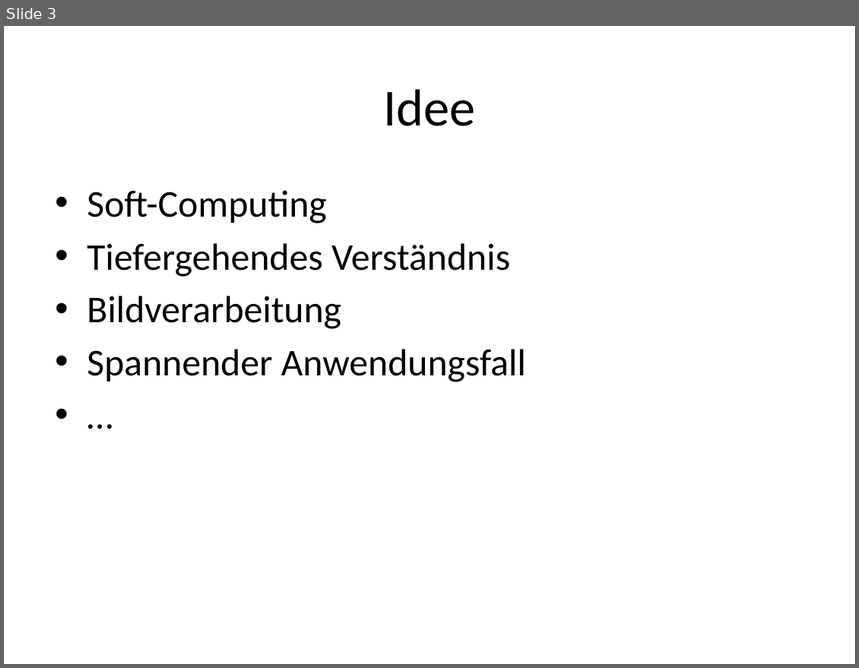
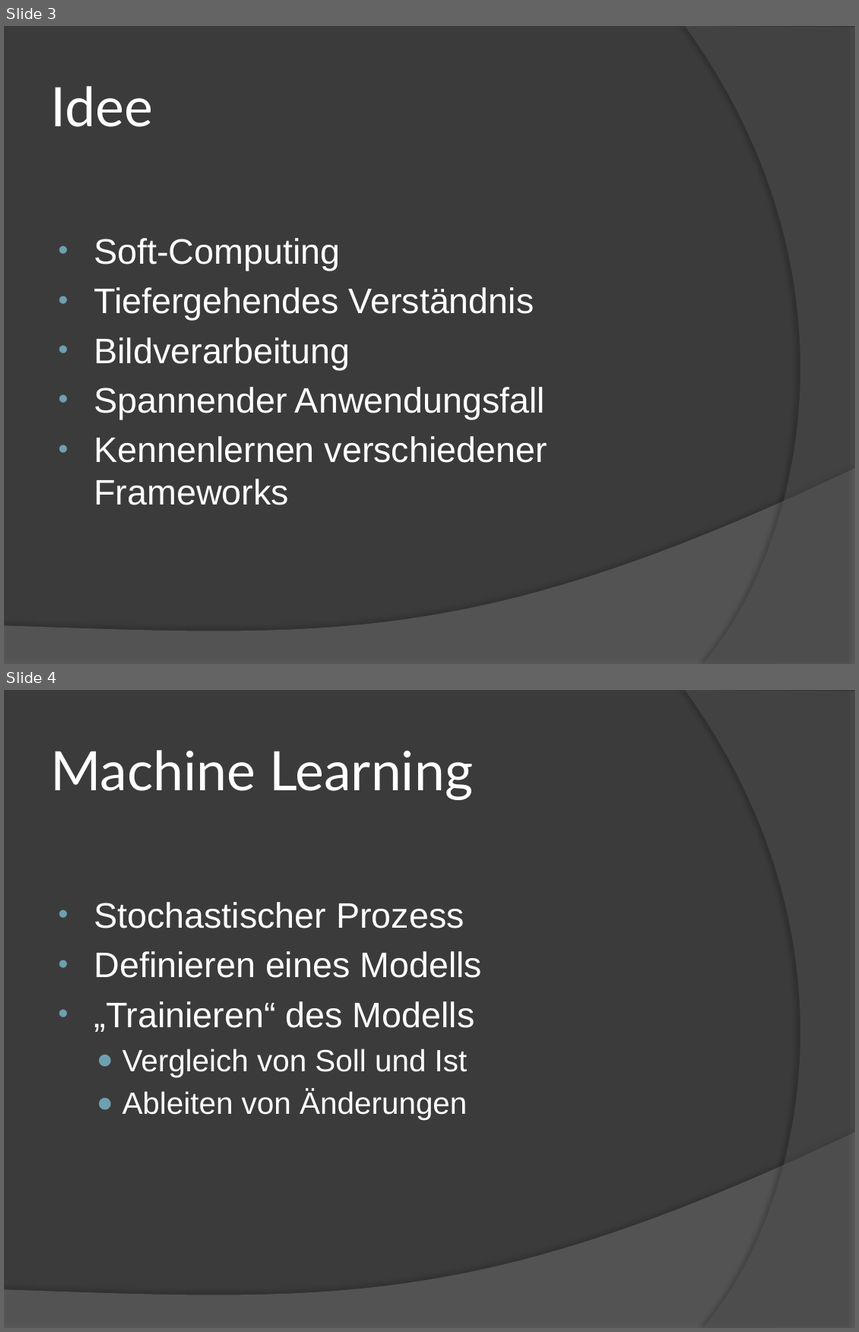
Before and after one commit to schroedingerskatze42/project, a slide deck: documentation/presentation/Image Deobfuscation.pptx. Shown one above the other, each under a label of ours: slide 3 before the commit, slides 3 and 4 after it. The pictures are 859x668 and 859x1332 pixels, drawn with LibreOffice and Linux fonts; fonts in the diff are those of the drawing. Boxes give left, top, right and bottom in pixels: in the first picture for what was removed or moved away, otherwise in the second. Text is boxed around its words. In the diff, an @@ line names an element or a change of style, - is before the commit and + after.

```diff
--- a/documentation/presentation/Image Deobfuscation.pptx
+++ b/documentation/presentation/Image Deobfuscation.pptx
@@ slide 4 added at bbox=[4, 690, 855, 1328], background #3B3B3B; not listed: 2 template elements that a slide beside it also shows @@
@@ title added at bbox=[51, 750, 474, 800], 46 pt, text #FFFFFF @@
+Machine Learning
@@ text added at bbox=[94, 902, 482, 1120], 30 pt, text #FFFFFF @@
+• Stochastischer Prozess
+• Definieren eines Modells
+• „Trainieren“ des Modells
+  ● Vergleich von Soll und Ist
+  ● Ableiten von Änderungen
@@ slide 3 changed as well @@
@@ background #FFFFFF to #3B3B3B @@
@@ freeform shape added at bbox=[685, 26, 855, 664], fill #5E5E5E at 40% opacity @@
@@ title "Idee" at bbox=[51, 86, 153, 127]: size 44 to 46 pt, font Calibri to Lato, text colour #000000 to #FFFFFF; alignment centre to left @@
@@ text at bbox=[94, 238, 545, 420]: size 32 to 30 pt, font Calibri to Arial, text colour #000000 to #FFFFFF in "Soft-Computing", "Tiefergehendes Verständnis", "Bildverarbeitung", "Spannender Anwendungsfall"; indent changed @@
@@ text at bbox=[94, 436, 547, 506]: text changed; size 32 to 30 pt; font Calibri to Arial; text colour #000000 to #FFFFFF @@
-• …
+• Kennenlernen verschiedener Frameworks
@@ freeform shape added at bbox=[4, 468, 855, 664], fill #7F7F7F at 45% opacity @@
```
Also in this commit, not shown: 5 other slides changed, 9 other slides added, 7 slides removed, 14 other files.
